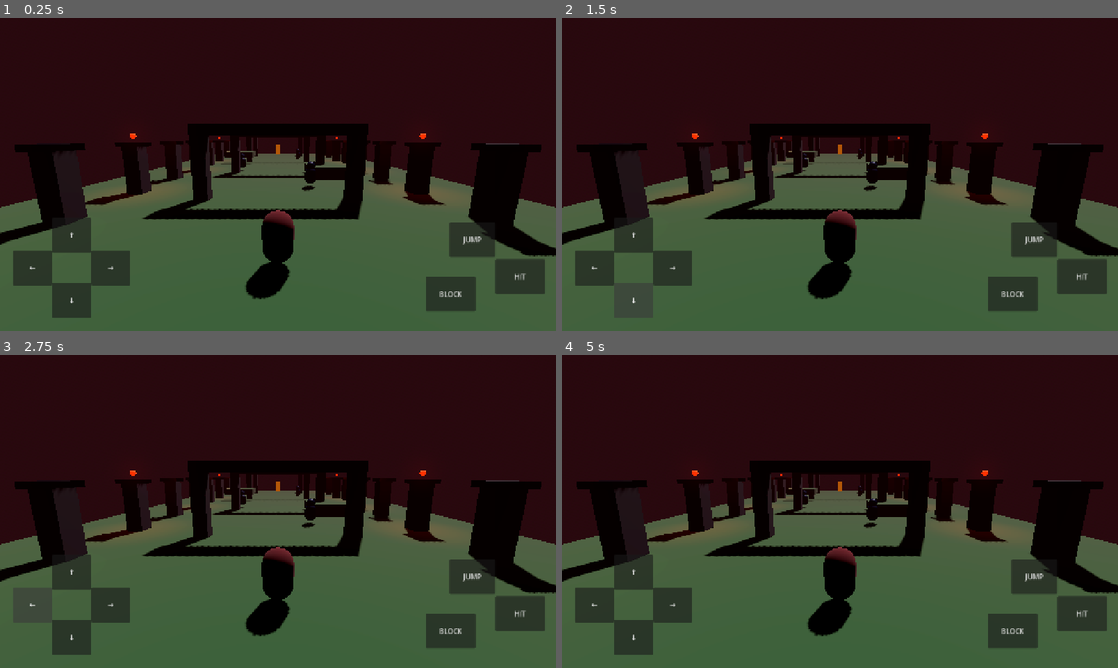
Above: before the commit, frames 1-4 (two rows, left to right).
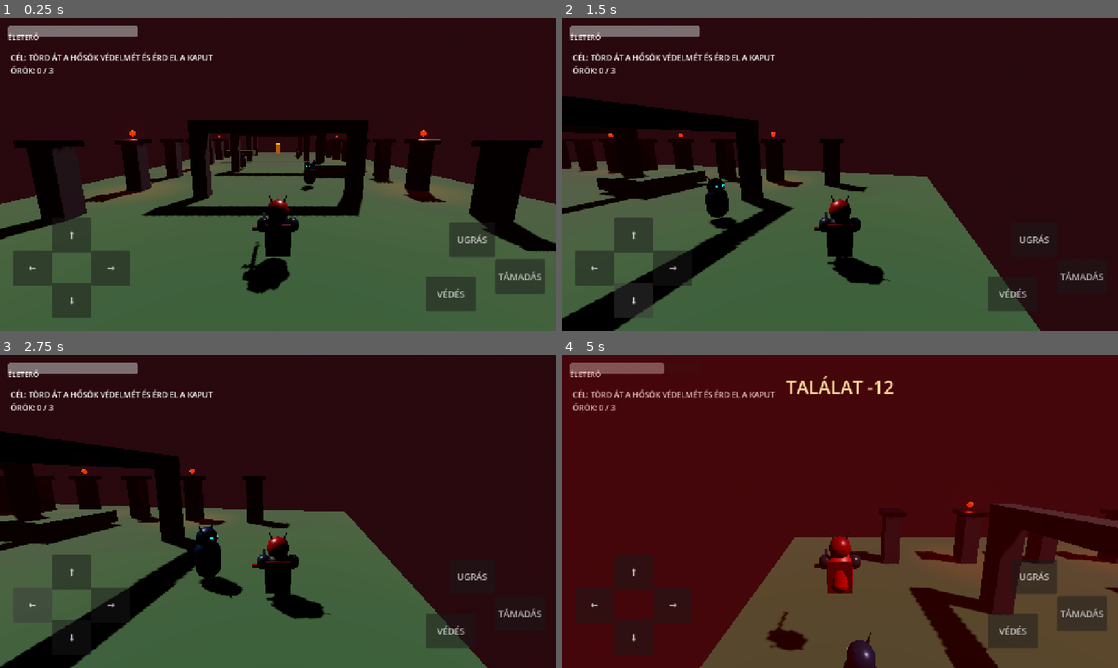
Above: after the commit, the same moments.

Repository: fuloplevente1998/reverse-supermario
Game: Godot game, scene res://scenes/main.tscn
Same seed, same stepped clock (60 frames per second), same inputs: the game is played once before the commit and once after it.
Inputs (mouse positions are in pixels of both pictures, inside the frame that each line leads up to):
- Up to frame 1 (0.25 s): no input
- Up to frame 2 (1.5 s): click "↑" at 0.5 s; click "↓" at 1.25 s
- Up to frame 3 (2.75 s): click "←" at 2 s
- Up to frame 4 (5 s): click "→" at 2.75 s; move the mouse to (962, 495) at 3.52 s; hold D (move_right) 3.53-4.25 s; hold K (block) 3.53-4.25 s; tap J (attack) at 3.6 s; click (962, 495) at 3.67 s; tap Space (jump) at 3.77, 4.07 s; drag from (728, 527) to (812, 574) at 4.27 s

The runs differ from the first frame. In frame 1, 6.5% of the frame differs, in the area x 0-100%, y 2-92%; in frame 2, 33%; in frame 3, 33%; in frame 4, 96%, in the area x 0-100%, y 0-100%.
Error before the commit: Parse Error: Cannot infer the type of "delta_look" variable because the value doesn't have a set type. (res://scripts/player.gd:46)

Commit message:
Fix Android touch movement regression

Diff:
--- a/scripts/player.gd
+++ b/scripts/player.gd
@@ -5,72 +5,72 @@
 signal attack_performed
 signal damage_taken(amount: int, blocked: bool)
 
-@export var move_speed := 7.2
-@export var sprint_speed := 9.2
-@export var acceleration := 24.0
-@export var jump_velocity := 8.0
-@export var max_hp := 100
-@export var attack_damage := 30
-@export var attack_range := 2.8
-@export var attack_cooldown := 0.38
-
-var hp := 100
-var blocking := false
-var attack_ready := true
-var dead := false
+@export var move_speed: float = 7.2
+@export var acceleration: float = 24.0
+@export var jump_velocity: float = 8.0
+@export var max_hp: int = 100
+@export var attack_damage: int = 30
+@export var attack_range: float = 2.8
+@export var attack_cooldown: float = 0.38
+
+var hp: int = 100
+var blocking: bool = false
+var attack_ready: bool = true
+var dead: bool = false
+
+var touch_forward: bool = false
+var touch_back: bool = false
+var touch_left: bool = false
+var touch_right: bool = false
+var touch_jump: bool = false
+var touch_attack: bool = false
+var touch_block: bool = false
+
 var visual_root: Node3D
 var body_mesh: MeshInstance3D
 var weapon_root: Node3D
 var camera_pivot: Node3D
-var camera: Camera3D
-var camera_yaw := 0.0
-var camera_pitch := -0.18
-var touch_look_id := -1
-var last_touch_pos := Vector2.ZERO
+var camera_yaw: float = 0.0
 
 func _ready() -> void:
     hp = max_hp
     add_to_group("player")
-    camera_pivot = get_node_or_null("CameraPivot")
-    camera = get_node_or_null("CameraPivot/Camera3D")
+    camera_pivot = get_node_or_null("CameraPivot") as Node3D
     _build_character_visual()
-
-func _unhandled_input(event: InputEvent) -> void:
-    if event is InputEventScreenTouch:
-        if event.pressed and event.position.x > get_viewport().get_visible_rect().size.x * 0.42:
-            touch_look_id = event.index
-            last_touch_pos = event.position
-        elif not event.pressed and event.index == touch_look_id:
-            touch_look_id = -1
-    elif event is InputEventScreenDrag and event.index == touch_look_id:
-        var delta_look := event.position - last_touch_pos
-        last_touch_pos = event.position
-        camera_yaw -= delta_look.x * 0.0042
-        camera_pitch = clamp(camera_pitch - delta_look.y * 0.0032, -0.62, 0.28)
-
-func _process(delta: float) -> void:
-    if camera_pivot:
-        camera_pivot.rotation.y = lerp_angle(camera_pivot.rotation.y, camera_yaw, min(1.0, delta * 10.0))
-        camera_pivot.rotation.x = lerp(camera_pivot.rotation.x, camera_pitch, min(1.0, delta * 10.0))
 
 func _physics_process(delta: float) -> void:
     if dead:
         return
+
     if not is_on_floor():
         velocity += get_gravity() * delta
-    if Input.is_action_just_pressed("jump") and is_on_floor():
+
+    var wants_jump: bool = Input.is_action_just_pressed("jump") or touch_jump
+    if wants_jump and is_on_floor():
         velocity.y = jump_velocity
         _jump_squash()
-
-    var input_vec := Input.get_vector("move_left", "move_right", "move_back", "move_forward")
-    var direction := Vector3.ZERO
-    if input_vec.length() > 0.05:
+    touch_jump = false
+
+    var keyboard_vec := Input.get_vector("move_left", "move_right", "move_back", "move_forward")
+    var touch_vec := Vector2(
+        float(int(touch_right) - int(touch_left)),
+        float(int(touch_forward) - int(touch_back))
+    )
+    var input_vec := touch_vec if touch_vec.length_squared() > 0.01 else keyboard_vec
+    if input_vec.length() > 1.0:
+        input_vec = input_vec.normalized()
+
+    blocking = Input.is_action_pressed("block") or touch_block
+
+    if input_vec.length_squared() > 0.01:
         var basis_y := Basis(Vector3.UP, camera_yaw)
-        direction = (basis_y * Vector3(input_vec.x, 0.0, input_vec.y)).normalized()
-        var speed := move_speed * (0.48 if blocking else 1.0)
+        var direction := (basis_y * Vector3(input_vec.x, 0.0, input_vec.y)).normalized()
+        var speed := move_speed
+        if blocking:
+            speed *= 0.48
         velocity.x = move_toward(velocity.x, direction.x * speed, acceleration * delta)
         velocity.z = move_toward(velocity.z, direction.z * speed, acceleration * delta)
-        rotation.y = lerp_angle(rotation.y, atan2(direction.x, direction.z), min(1.0, delta * 14.0))
+        rotation.y = lerp_angle(rotation.y, atan2(direction.x, direction.z), minf(1.0, delta * 14.0))
         if visual_root:
             visual_root.position.y = sin(Time.get_ticks_msec() * 0.021) * 0.045
     else:
@@ -79,10 +79,12 @@
         if visual_root:
             visual_root.position.y = move_toward(visual_root.position.y, 0.0, delta * 0.5)
 
-    blocking = Input.is_action_pressed("block")
     _update_block_pose(delta)
-    if Input.is_action_just_pressed("attack"):
+
+    if Input.is_action_just_pressed("attack") or touch_attack:
+        touch_attack = false
         attack()
+
     move_and_slide()
 
 func attack() -> void:
@@ -91,25 +93,29 @@
     attack_ready = false
     attack_performed.emit()
     _attack_animation()
+
     var forward := global_transform.basis.z.normalized()
     var best_enemy: Node3D = null
-    var best_score := -2.0
-    for enemy in get_tree().get_nodes_in_group("enemies"):
-        if not is_instance_valid(enemy):
+    var best_score: float = -2.0
+    for enemy_node in get_tree().get_nodes_in_group("enemies"):
+        var enemy := enemy_node as Node3D
+        if enemy == null or not is_instance_valid(enemy):
             continue
-        var offset: Vector3 = enemy.global_position - global_position
+        var offset := enemy.global_position - global_position
         var flat := Vector3(offset.x, 0.0, offset.z)
         if flat.length() <= attack_range and flat.length() > 0.01:
             var score := forward.dot(flat.normalized())
             if score > -0.15 and score > best_score:
                 best_score = score
                 best_enemy = enemy
-    if best_enemy:
-        best_enemy.take_damage(attack_damage, global_position)
-        var dir := best_enemy.global_position - global_position
-        dir.y = 0
-        if dir.length() > 0.01:
-            rotation.y = atan2(dir.x, dir.z)
+
+    if best_enemy and best_enemy.has_method("take_damage"):
+        best_enemy.call("take_damage", attack_damage, global_position)
+        var target_dir := best_enemy.global_position - global_position
+        target_dir.y = 0.0
+        if target_dir.length() > 0.01:
+            rotation.y = atan2(target_dir.x, target_dir.z)
+
     await get_tree().create_timer(attack_cooldown).timeout
     attack_ready = true
 
@@ -119,8 +125,8 @@
     var actual := amount
     var was_blocked := blocking
     if blocking:
-        actual = maxi(1, int(ceil(amount * 0.28)))
-    hp = max(0, hp - actual)
+        actual = maxi(1, int(ceil(float(amount) * 0.28)))
+    hp = maxi(0, hp - actual)
     hp_changed.emit(hp)
     damage_taken.emit(actual, was_blocked)
     _damage_flash(was_blocked)
@@ -130,30 +136,53 @@
         died.emit()
 
 func set_touch_action(action: StringName, pressed: bool) -> void:
-    if pressed:
-        Input.action_press(action)
-    else:
-        Input.action_release(action)
+    match action:
+        &"move_forward":
+            touch_forward = pressed
+        &"move_back":
+            touch_back = pressed
+        &"move_left":
+            touch_left = pressed
+        &"move_right":
+            touch_right = pressed
+        &"jump":
+            if pressed:
+                touch_jump = true
+        &"attack":
+            if pressed:
+                touch_attack = true
+        &"block":
+            touch_block = pressed
+        _:
+            if pressed:
+                Input.action_press(action)
+            else:
+                Input.action_release(action)
 
 func _build_character_visual() -> void:
     var old_mesh := get_node_or_null("Mesh") as MeshInstance3D
     if old_mesh:
         old_mesh.visible = false
+
     visual_root = Node3D.new()
     visual_root.name = "VillainVisual"
     add_child(visual_root)
+
     var dark := StandardMaterial3D.new()
     dark.albedo_color = Color(0.055, 0.025, 0.07, 1)
     dark.metallic = 0.32
     dark.roughness = 0.36
+
     var crimson := StandardMaterial3D.new()
     crimson.albedo_color = Color(0.55, 0.025, 0.055, 1)
     crimson.metallic = 0.18
-    crimson.roughness = 0.3
+    crimson.roughness = 0.30
+
     var steel := StandardMaterial3D.new()
-    steel.albedo_color = Color(0.27, 0.3, 0.38, 1)
+    steel.albedo_color = Color(0.27, 0.30, 0.38, 1)
     steel.metallic = 0.82
     steel.roughness = 0.18
+
     body_mesh = MeshInstance3D.new()
     var torso := CapsuleMesh.new()
     torso.radius = 0.47
@@ -162,6 +191,7 @@
     body_mesh.material_override = dark
     body_mesh.position.y = 0.05
     visual_root.add_child(body_mesh)
+
     var head := MeshInstance3D.new()
     var sphere := SphereMesh.new()
     sphere.radius = 0.37
@@ -170,6 +200,7 @@
     head.material_override = crimson
     head.position = Vector3(0, 0.93, 0)
     visual_root.add_child(head)
+
     for side in [-1.0, 1.0]:
         var shoulder := MeshInstance3D.new()
         var shoulder_mesh := SphereMesh.new()
@@ -179,6 +210,7 @@
         shoulder.material_override = steel
         shoulder.position = Vector3(0.48 * side, 0.43, 0)
         visual_root.add_child(shoulder)
+
         var horn := MeshInstance3D.new()
         var horn_mesh := CylinderMesh.new()
         horn_mesh.top_radius = 0.0
@@ -189,17 +221,20 @@
         horn.position = Vector3(0.22 * side, 1.28, 0)
         horn.rotation_degrees.z = -22.0 * side
         visual_root.add_child(horn)
+
     var cape := MeshInstance3D.new()
     var cape_mesh := BoxMesh.new()
     cape_mesh.size = Vector3(0.8, 1.15, 0.08)
     cape.mesh = cape_mesh
     cape.material_override = crimson
     cape.position = Vector3(0, 0.05, -0.38)
-    cape.rotation_degrees.x = -8
+    cape.rotation_degrees.x = -8.0
     visual_root.add_child(cape)
+
     weapon_root = Node3D.new()
     weapon_root.position = Vector3(0.58, 0.15, 0.15)
     visual_root.add_child(weapon_root)
+
     var blade := MeshInstance3D.new()
     var blade_mesh := BoxMesh.new()
     blade_mesh.size = Vector3(0.12, 0.12, 1.65)
@@ -207,6 +242,7 @@
     blade.material_override = steel
     blade.position = Vector3(0, 0, 0.82)
     weapon_root.add_child(blade)
+
     var guard := MeshInstance3D.new()
     var guard_mesh := BoxMesh.new()
     guard_mesh.size = Vector3(0.65, 0.11, 0.12)
@@ -216,29 +252,39 @@
     weapon_root.add_child(guard)
 
 func _attack_animation() -> void:
-    if weapon_root == null: return
+    if weapon_root == null:
+        return
     var tween := create_tween()
-    tween.set_trans(Tween.TRANS_QUAD).set_ease(Tween.EASE_OUT)
+    tween.set_trans(Tween.TRANS_QUAD)
+    tween.set_ease(Tween.EASE_OUT)
     tween.tween_property(weapon_root, "rotation_degrees:x", -115.0, 0.09)
     tween.tween_property(weapon_root, "rotation_degrees:x", 22.0, 0.17)
     tween.tween_property(weapon_root, "rotation_degrees:x", 0.0, 0.10)
 
 func _jump_squash() -> void:
-    if visual_root == null: return
+    if visual_root == null:
+        return
     var tween := create_tween()
     tween.tween_property(visual_root, "scale", Vector3(0.9, 1.12, 0.9), 0.08)
     tween.tween_property(visual_root, "scale", Vector3.ONE, 0.14)
 
 func _update_block_pose(delta: float) -> void:
-    if weapon_root == null: return
+    if weapon_root == null:
+        return
     var target := -55.0 if blocking else 0.0
-    weapon_root.rotation_degrees.z = lerp(weapon_root.rotation_degrees.z, target, min(1.0, delta * 12.0))
+    weapon_root.rotation_degrees.z = lerp(weapon_root.rotation_degrees.z, target, minf(1.0, delta * 12.0))
 
 func _damage_flash(was_blocked: bool) -> void:
-    if body_mesh == null: return
+    if body_mesh == null:
+        return
     var mat := body_mesh.material_override as StandardMaterial3D
-    if mat == null: return
+    if mat == null:
+        return
     var original := mat.albedo_color
-    mat.albedo_color = Color(0.2, 0.55, 1.0, 1) if was_blocked else Color(1.0, 0.12, 0.1, 1)
+    if was_blocked:
+        mat.albedo_color = Color(0.2, 0.55, 1.0, 1)
+    else:
+        mat.albedo_color = Color(1.0, 0.12, 0.1, 1)
     await get_tree().create_timer(0.11).timeout
-    if is_instance_valid(mat): mat.albedo_color = original
+    if is_instance_valid(mat):
+        mat.albedo_color = original
